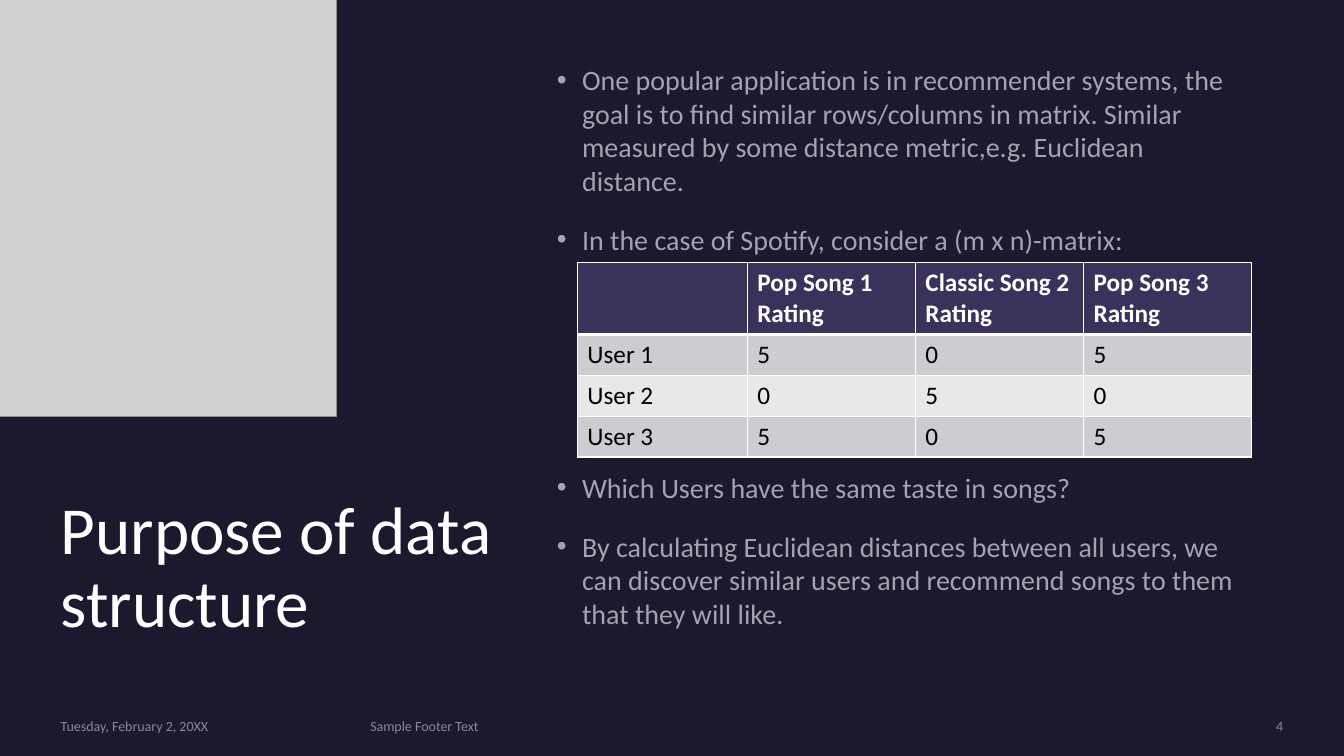
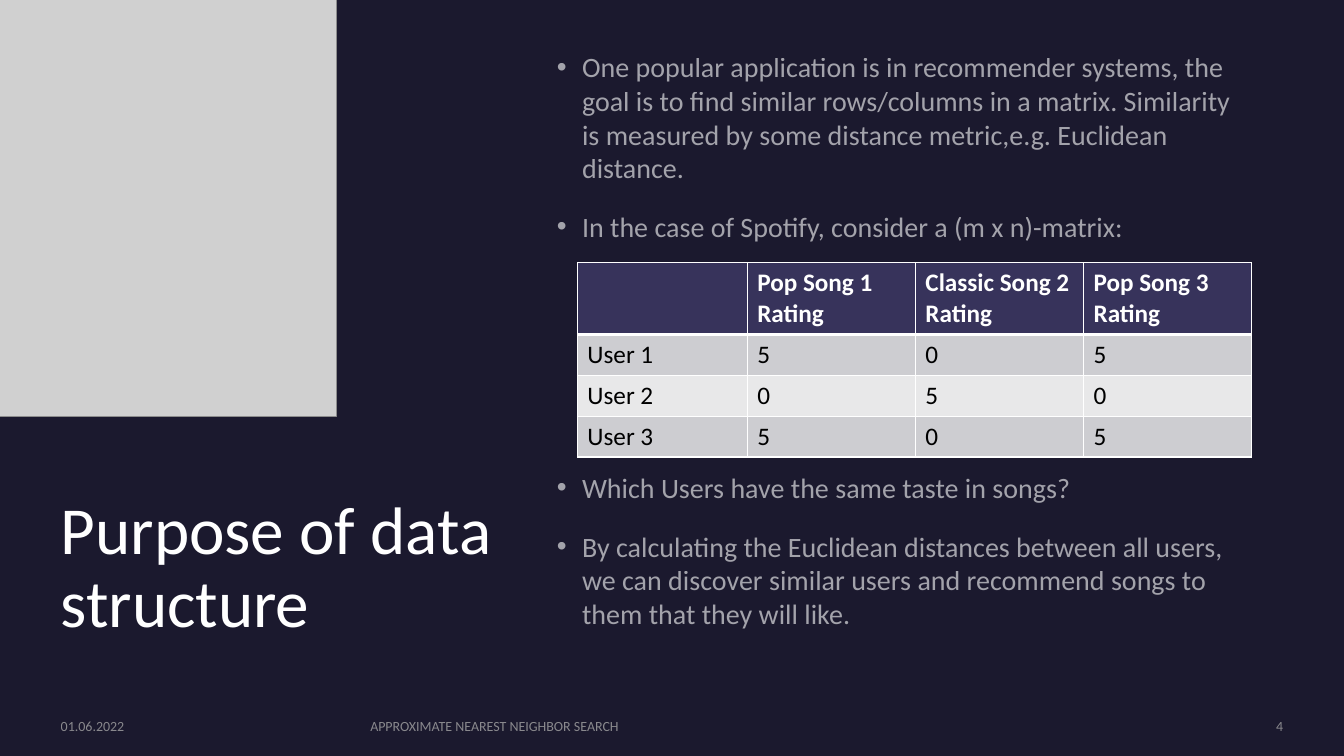
Before and after one commit to Ra0R/approximate-nearest-neighbor, a slide deck: slide 4 of presentation.pptx. Drawn at 1344x756 pixels with LibreOffice and Linux fonts; fonts in the diff are those of the drawing; grey boxes stand for pictures. Boxes give left, top, right and bottom in pixels: in the first picture for what was removed or moved away, otherwise in the second. Text is boxed around its words. In the diff, an @@ line names an element or a change of style, - is before the commit and + after.

Commit message:
Updated presentation

```diff
--- a/presentation.pptx
+++ b/presentation.pptx
@@ text "One popular application is in ...": place and size @@
-text "One popular application is in ..." at (582, 71, 1223, 255)
+text "One popular application is in ..." at (582, 58, 1230, 242)
@@ text at (582, 58, 1230, 178): text changed @@
-• One popular application is in recommender systems, the goal is to find similar rows/columns in matrix. Similar measured by some distance metric,e.g. Euclidean distance.
+• One popular application is in recommender systems, the goal is to find similar rows/columns in a matrix. Similarity is measured by some distance metric,e.g. Euclidean distance.
@@ text at (582, 537, 1222, 629): text changed @@
-• By calculating Euclidean distances between all users, we can discover similar users and recommend songs to them that they will like.
+• By calculating the Euclidean distances between all users, we can discover similar users and recommend songs to them that they will like.
@@ text at (61, 722, 125, 731): text changed @@
-Tuesday, February 2, 20XX
+01.06.2022
@@ text at (370, 722, 619, 731): text changed @@
-Sample Footer Text
+APPROXIMATE NEAREST NEIGHBOR SEARCH
```
Also in this commit, not shown: 12 other slides changed, 1 slide added, 1 slide removed, 2 other files.
